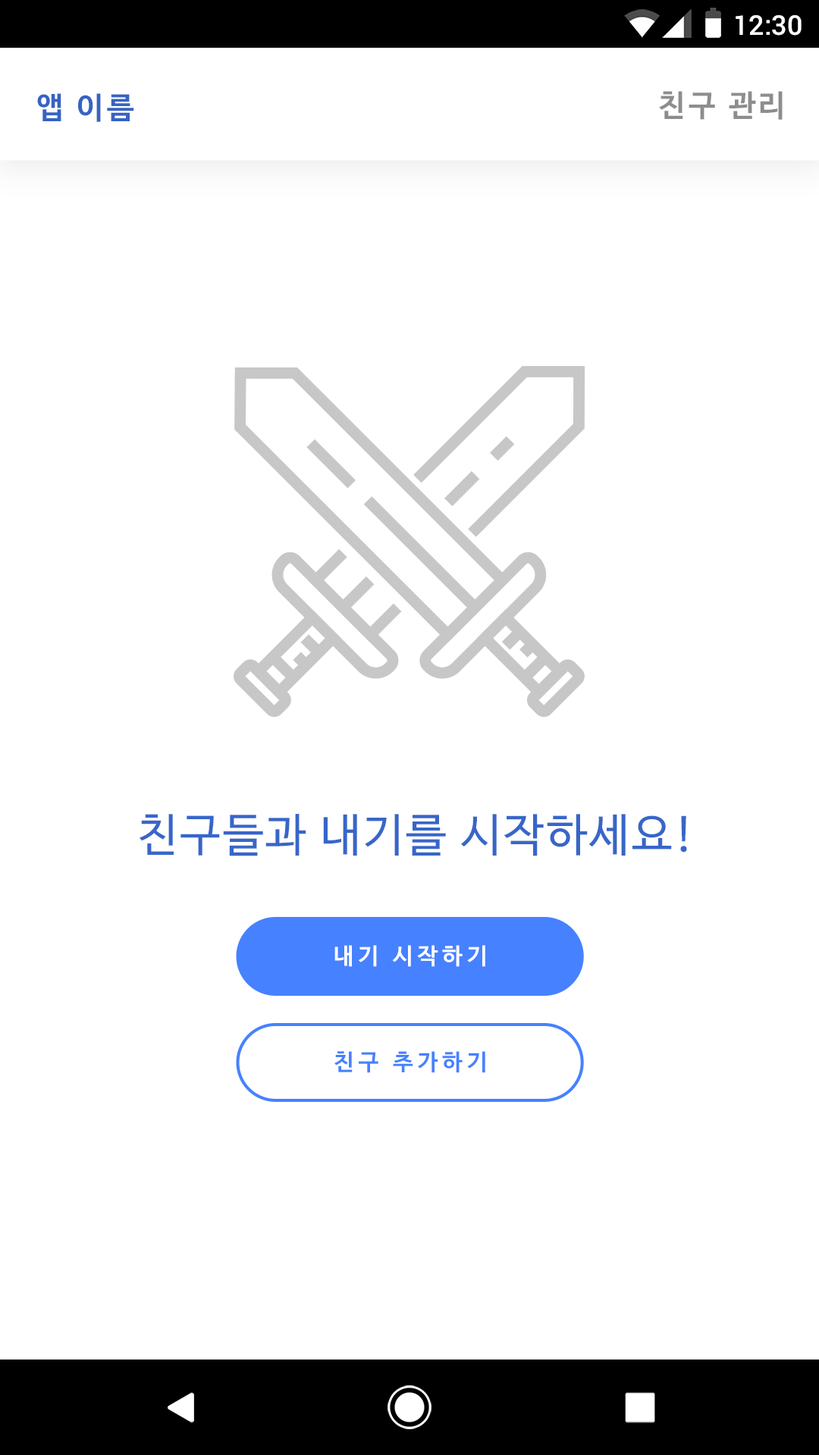
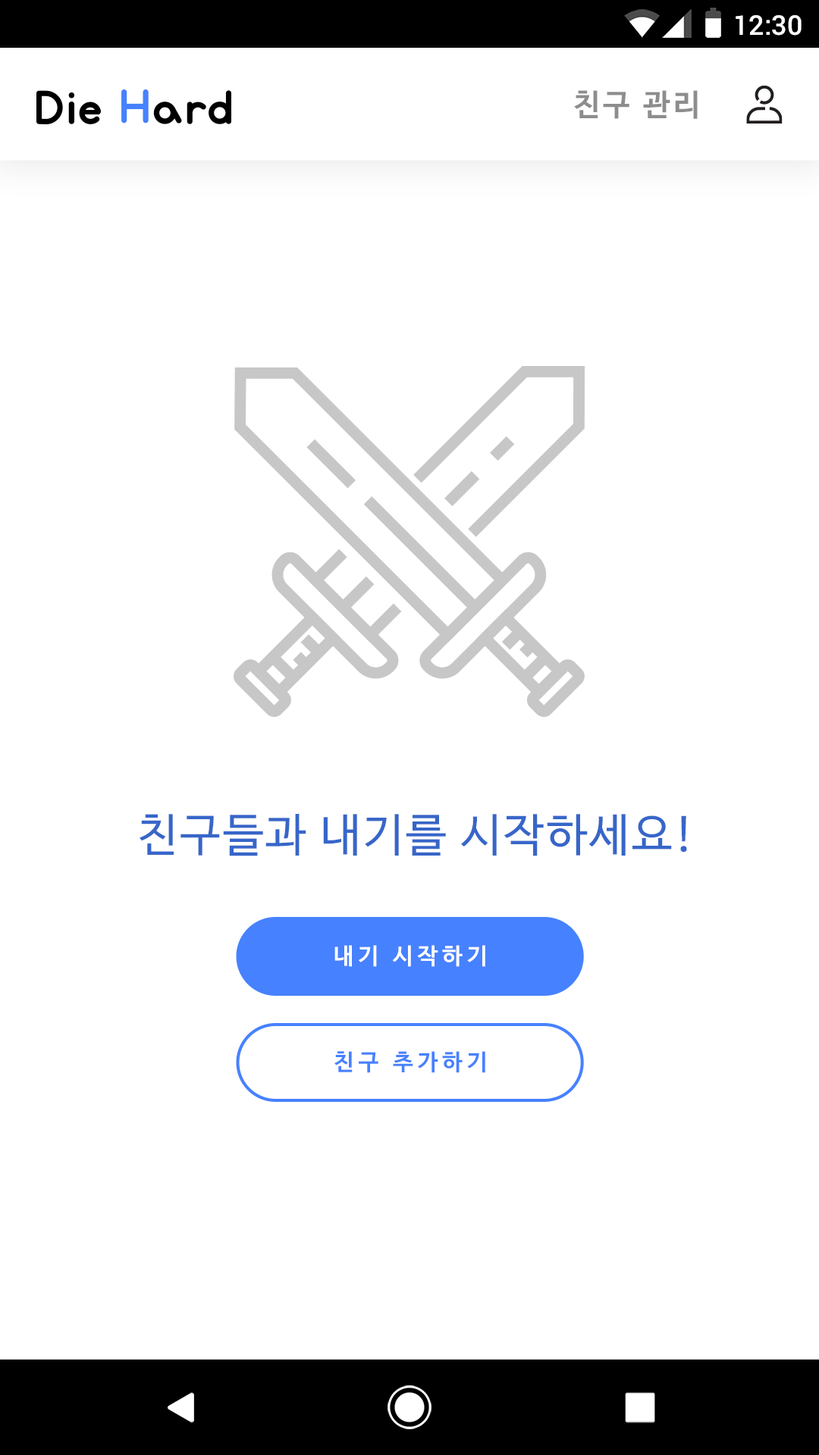
Revision of a layered 819 × 1455 image; what changed, layer by layer:
added layer "Vector Smart Object" above "친구들과 내기를 시작하세요!" over [36, 89, 232, 125]
added layer "ic_profile" above "친구 관리" over [745, 85, 783, 125]
painted on "친구 관리" over [573, 90, 783, 120]
removed layer "앱 이름" over [37, 93, 135, 123]
